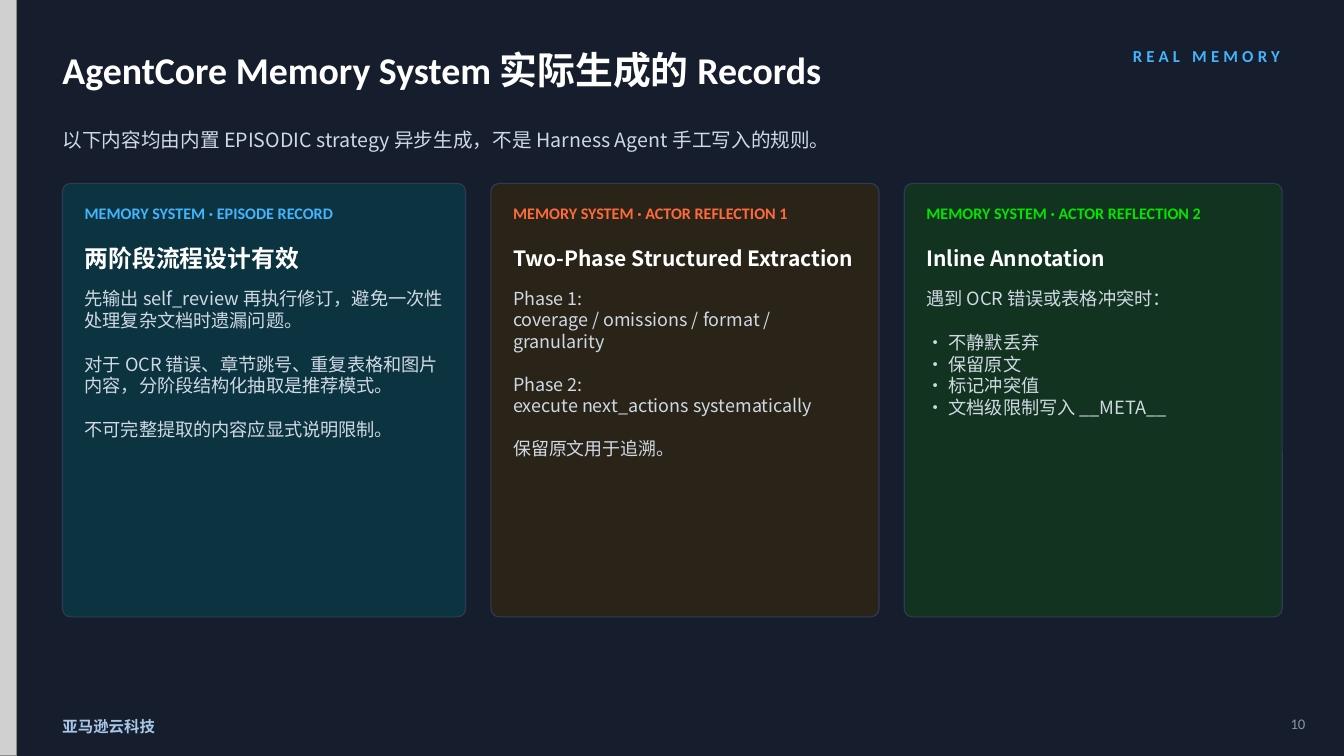
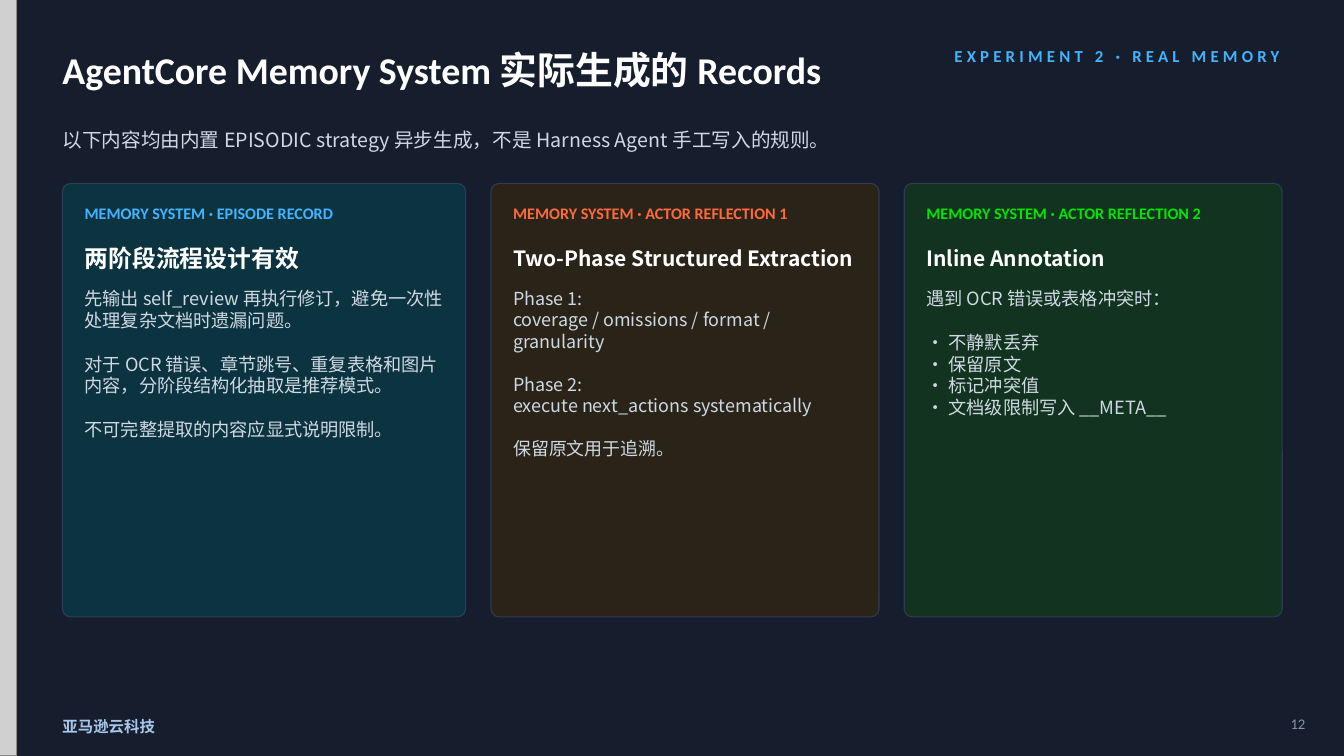
Before and after one commit to dashjim/agentcore-memory-loop, a slide deck: slide 12 of docs/记忆能让Agent越跑越好吗-V3.pptx (slide 10 before the commit). Drawn at 1344x756 pixels with LibreOffice and Linux fonts; fonts in the diff are those of the drawing; grey boxes stand for pictures. Boxes give left, top, right and bottom in pixels: in the first picture for what was removed or moved away, otherwise in the second. Text is boxed around its words. In the diff, an @@ line names an element or a change of style, - is before the commit and + after.

Commit message:
docs: separate memory experiments in V3 deck

```diff
--- a/docs/记忆能让Agent越跑越好吗-V3.pptx
+++ b/docs/记忆能让Agent越跑越好吗-V3.pptx
@@ text at (954,51,1280,62): text changed @@
-REAL MEMORY
+EXPERIMENT 2 · REAL MEMORY
@@ text at (1291,719,1306,729): text changed @@
-10
+12
```
Also in this commit, not shown: 8 other slides changed, 5 slides added, 2 slides removed, 2 other files.
